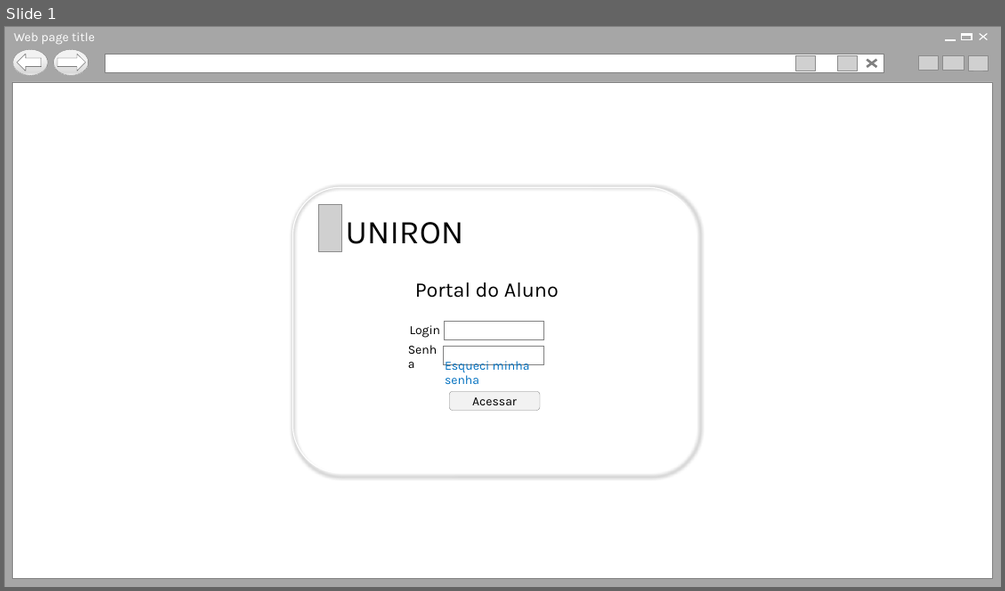
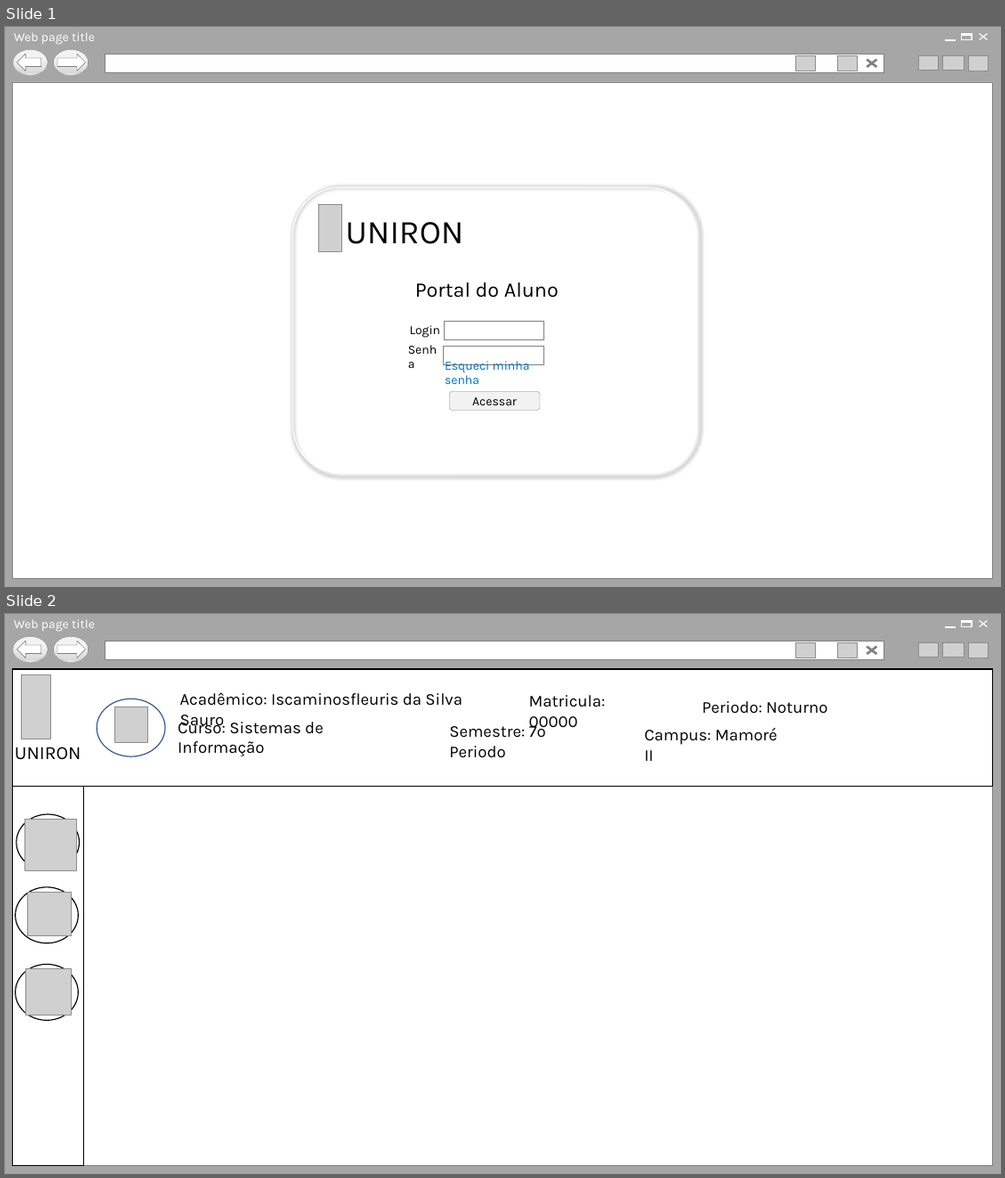
Before and after one commit to borgesmaxwill/PortalDoAlunoNovoModelo, a slide deck: StoryBoards/StoryBoard_RF3_AcessoAAcervo_BuscaRapida.pptx. Shown one above the other, each under a label of ours: slide 1 before the commit, slides 1 and 2 after it. The pictures are 1005x591 and 1005x1178 pixels, drawn with LibreOffice and Linux fonts; fonts in the diff are those of the drawing; grey boxes stand for pictures; background and template pictures are left out. Boxes give left, top, right and bottom in pixels: in the first picture for what was removed or moved away, otherwise in the second. Text is boxed around its words. In the diff, an @@ line names an element or a change of style, - is before the commit and + after.

```diff
--- a/StoryBoards/StoryBoard_RF3_AcessoAAcervo_BuscaRapida.pptx
+++ b/StoryBoards/StoryBoard_RF3_AcessoAAcervo_BuscaRapida.pptx
@@ slide 2 added at bbox=[4, 613, 1001, 1174], background #FFFFFF @@
@@ group added at bbox=[4, 613, 1001, 1174]: 6 rectangles, 5 pictures, 4 lines, 2 ellipses, 1 text, 1 left arrow, 1 right arrow @@
+Web page title
@@ rectangle added at bbox=[12, 669, 993, 787], outline #000000 1 pt @@
@@ picture added at bbox=[21, 675, 51, 738] @@
@@ text added at bbox=[180, 692, 462, 730], 16 pt, text #000000 @@
+Acadêmico: Iscaminosfleuris da Silva Sauro
@@ ellipse added at bbox=[97, 699, 165, 756], outline #325491 1 pt @@
@@ picture added at bbox=[114, 707, 147, 743] @@
@@ text added at bbox=[529, 695, 606, 731], 16 pt, text #000000 @@
+Matricula: 00000
@@ text added at bbox=[702, 701, 827, 714], 16 pt, text #000000 @@
+Periodo: Noturno
@@ text added at bbox=[178, 722, 324, 756], 16 pt, text #000000 @@
+Curso: Sistemas de Informação
@@ text added at bbox=[449, 722, 546, 758], 16 pt, text #000000 @@
+Semestre: 7º Periodo
@@ text added at bbox=[644, 728, 777, 761], 16 pt, text #000000 @@
+Campus: Mamoré II
@@ text added at bbox=[15, 747, 81, 760], 18 pt, text #000000 @@
+UNIRON
@@ rectangle added at bbox=[12, 787, 84, 1166], outline #000000 1 pt @@
@@ ellipse added at bbox=[16, 814, 80, 870], outline #000000 1 pt @@
@@ picture added at bbox=[25, 819, 77, 870] @@
@@ ellipse added at bbox=[16, 887, 78, 943], outline #000000 1 pt @@
@@ picture added at bbox=[27, 892, 71, 936] @@
@@ ellipse added at bbox=[16, 964, 78, 1020], outline #000000 1 pt @@
@@ picture added at bbox=[25, 969, 72, 1015] @@
```
Also in this commit, not shown: 1 other slide added.
